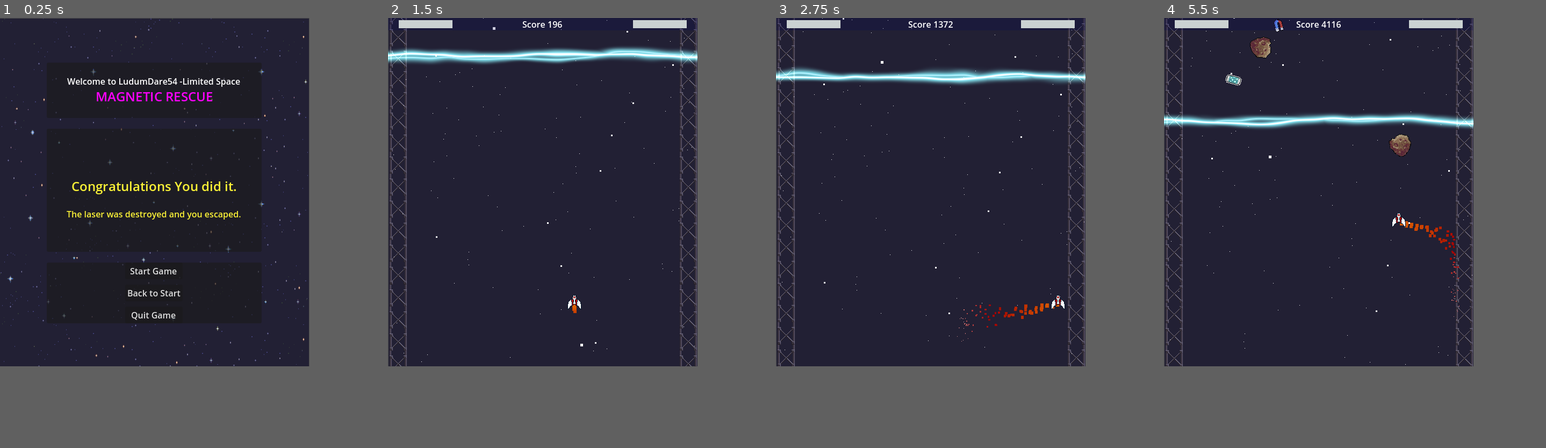
Above: before the commit, frames 1-4 (left to right).
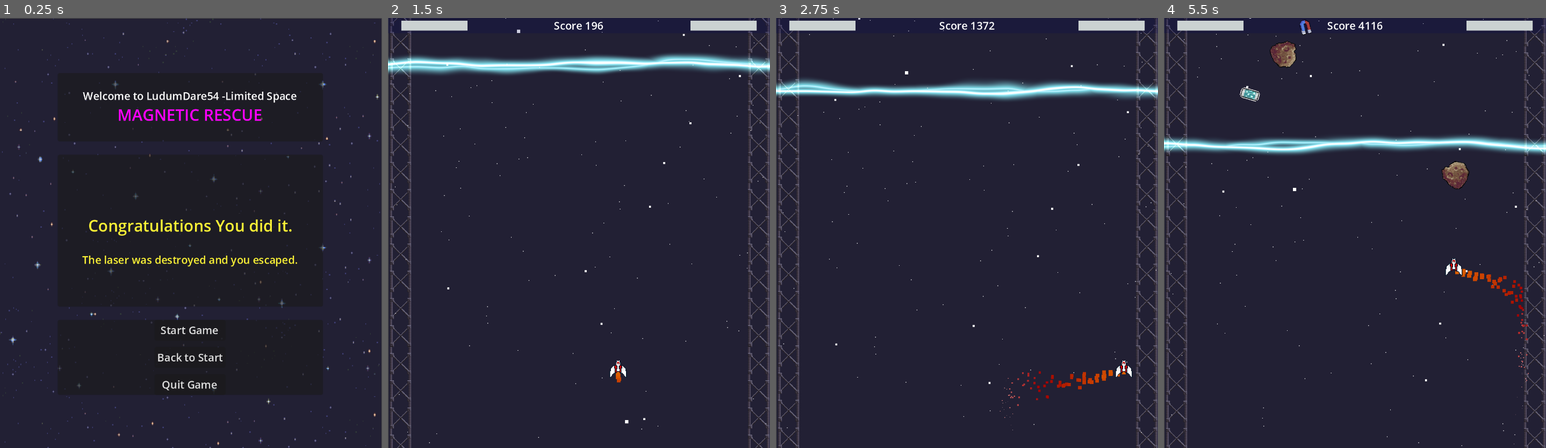
Above: after the commit, the same moments.

Repository: markusweiss/LudumDare54
Game: Godot game, scene res://Scenes/Win/win.tscn
The game is run twice, just before and just after one commit, with the same random seed, the same clock (stepped at 60 frames per second) and the same inputs. This scene is started directly instead of the project's main scene. Sound files missing from this copy of the repository are replaced by a short silence.
Inputs:
- Up to frame 1 (0.25 s): no input
- Up to frame 2 (1.5 s): click "Back to Start" at 0.5 s; click "Start Game" at 1.25 s
- Up to frame 3 (2.75 s): hold Right (move_right) from 2.03 s (still down); hold Space (emp) from 2.03 s (still down)
- Up to frame 4 (5.5 s): release Right (move_right) at 2.78 s; release Space (emp) at 2.78 s; hold Down (move_down) 2.78-3.53 s; tap Space (emp) at 2.85, 4.35 s; hold Right (move_right) 3.53-4.28 s; hold Space (emp) 3.53-4.28 s; hold Up (move_up) 4.28-5.03 s; hold Left (move_left) from 5.03 s (still down); hold Space (emp) from 5.03 s (still down)
In our replay, the window is 576x648 before the commit and 711x800 after it. These sizes can differ from the game's own. Grey fills any space a smaller window leaves; there, only what the larger window draws over its background counts as a difference.

The runs differ from the first frame. In frame 1, 5.2% of the frame differs, in the area x 0-100%, y 0-100%; in frame 2, 10%; in frame 3, 11%; in frame 4, 12%.
Error before the commit: Invalid assignment of property or key 'text' with value of type 'String' on a base object of type 'null instance'. (res://Scenes/Start/start.gd:4)

Commit message:
fix win and change shader color

Diff:
--- a/Scenes/Explosion/explosion.gdshader
+++ b/Scenes/Explosion/explosion.gdshader
@@ -1,26 +1,20 @@
 shader_type canvas_item;
 
-uniform vec4 color_signal = vec4 (1.0);
+uniform vec4 color_signal = vec4(0.3, 0.8, 1.0, 1.0);
 uniform float size : hint_range(0.0, 1.0, 0.01) = 0.5;
 uniform float zoom : hint_range(0.0, 20, 1) = 8.0;
 uniform float speed : hint_range(-10.0, 10.0, 1.0) = 3.0;
 
-void fragment(){
+void fragment() {
+    float d = length((UV - 0.5) * 2.0);
+    float t = pow(smoothstep(1.9, 0.2, d), 0.35);
 
-	float d = length((UV-0.5)*2.0);
-	float t = pow(smoothstep(1.9,0.2,d),0.35);
+    vec4 color = vec4(color_signal.rgb, 1.0);
 
-	// For rainbow effect, keep this line :
-	vec3 rainbow = 0.5 + 0.5*cos(TIME+UV.xyx+vec3(0,2,4));
-	vec4 color = vec4(rainbow.rgb,1.0);
+    d = sin(zoom * d - speed * TIME);
+    d = abs(d);
+    d = size / d;
+    color *= d * t;
 
-	// For idle color, delete "//" below :
-	color = vec4(color_signal.rgb,1.0);
-
-	d = sin(zoom*d - speed*TIME);
-	d = abs(d);
-	d = size/d;
-	color *= d*t;
-
-	COLOR = vec4(color);
+    COLOR = vec4(color);
 }
--- /dev/null
+++ b/Scenes/Win/win.gd
@@ -0,0 +1,18 @@
+extends CanvasLayer
+
+func _ready():
+	Global.empPower = 0
+	Global.empMegaBeam = 0
+	if Global.scoreTogether > Global.highScore:
+		Global.highScore =Global.scoreTogether
+
+func _on_start_game_pressed():
+	get_tree().change_scene_to_file("res://Scenes/Main/main.tscn")
+
+
+func _on_back_to_start_pressed():
+	get_tree().change_scene_to_file("res://Scenes/Start/start.tscn")
+
+
+func _on_quit_game_pressed():
+	get_tree().quit()
--- a/Scenes/Win/win.tscn
+++ b/Scenes/Win/win.tscn
@@ -1,12 +1,12 @@
 [gd_scene load_steps=5 format=3 uid="uid://basljrecw71a5"]
 
-[ext_resource type="Script" path="res://Scenes/Start/start.gd" id="1_8gw35"]
+[ext_resource type="Script" path="res://Scenes/Win/win.gd" id="1_ntx4m"]
 [ext_resource type="Texture2D" uid="uid://dxrypusta8p08" path="res://Scenes/Death/static_bg.png" id="2_748mc"]
 [ext_resource type="Script" path="res://Scenes/Win/WinnerWinner.gd" id="3_kvk40"]
 [ext_resource type="AudioStream" uid="uid://bcs5rxgm7ecxb" path="res://Sounds/BonusJansBossfight.mp3" id="3_xnxtk"]
 
 [node name="Win" type="CanvasLayer"]
-script = ExtResource("1_8gw35")
+script = ExtResource("1_ntx4m")
 
 [node name="Sprite2D" type="Sprite2D" parent="."]
 position = Vector2(287, 325)
@@ -93,6 +93,6 @@
 volume_db = 4.216
 autoplay = true
 
-[connection signal="pressed" from="Sprite2D/VBoxContainer/bottom/VBoxContainer/StartGame" to="." method="_on_start_game_pressed" flags=18]
+[connection signal="pressed" from="Sprite2D/VBoxContainer/bottom/VBoxContainer/StartGame" to="." method="_on_start_game_pressed"]
 [connection signal="pressed" from="Sprite2D/VBoxContainer/bottom/VBoxContainer/BackToStart" to="." method="_on_back_to_start_pressed"]
-[connection signal="pressed" from="Sprite2D/VBoxContainer/bottom/VBoxContainer/QuitGame" to="." method="_on_quit_game_pressed" flags=18]
+[connection signal="pressed" from="Sprite2D/VBoxContainer/bottom/VBoxContainer/QuitGame" to="." method="_on_quit_game_pressed"]
--- a/project.godot
+++ b/project.godot
@@ -21,8 +21,9 @@
 
 [display]
 
-window/size/viewport_width=576
+window/size/viewport_height=1296
 window/size/resizable=false
+window/stretch/scale=2.0
 window/handheld/orientation=1
 
 [input]
@@ -60,4 +61,3 @@
 [rendering]
 
 textures/canvas_textures/default_texture_filter=0
-renderer/rendering_method="mobile"
